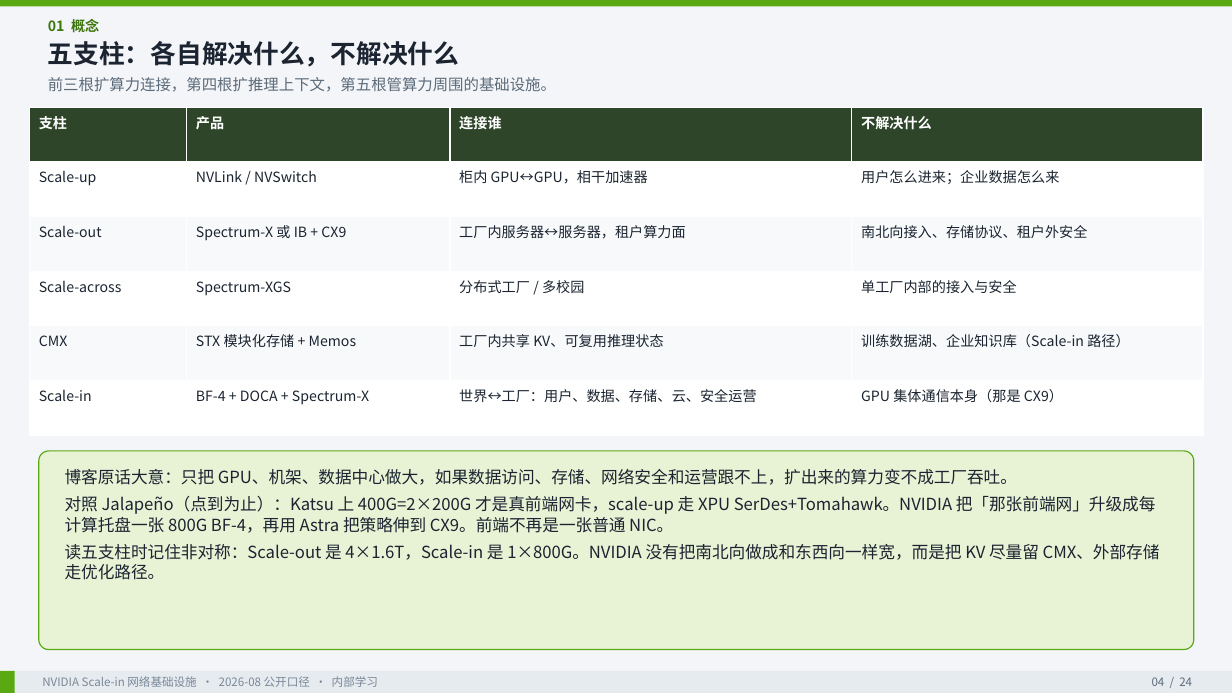
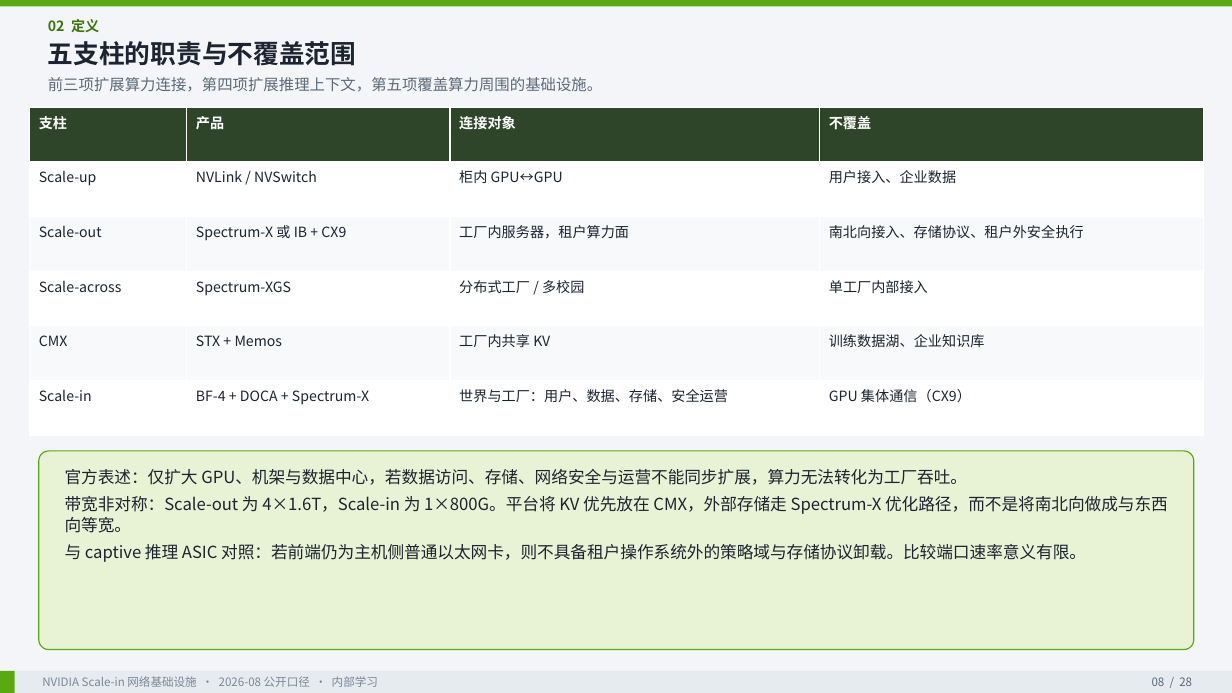
Before and after one commit to ghsshou/ai_work, a slide deck: slide 8 of docs/nvidia-scale-in/NVIDIA_Scale_in_网络基础设施洞察.pptx (slide 4 before the commit). Drawn at 1232x693 pixels with LibreOffice and Linux fonts; fonts in the diff are those of the drawing. Boxes give left, top, right and bottom in pixels: in the first picture for what was removed or moved away, otherwise in the second. Text is boxed around its words. In the diff, an @@ line names an element or a change of style, - is before the commit and + after.

```diff
--- a/docs/nvidia-scale-in/NVIDIA_Scale_in_网络基础设施洞察.pptx
+++ b/docs/nvidia-scale-in/NVIDIA_Scale_in_网络基础设施洞察.pptx
@@ text at (48, 19, 99, 32): text changed @@
-01 概念
+02 定义
@@ text at (48, 41, 356, 66): text changed @@
-五支柱：各自解决什么，不解决什么
+五支柱的职责与不覆盖范围
@@ text at (48, 77, 602, 92): text changed @@
-前三根扩算力连接，第四根扩推理上下文，第五根管算力周围的基础设施。
+前三项扩展算力连接，第四项扩展推理上下文，第五项覆盖算力周围的基础设施。
@@ table at (30, 107, 1203, 435) @@
-row 1, column 3: 连接谁
+row 1, column 3: 连接对象
-row 1, column 4: 不解决什么
+row 1, column 4: 不覆盖
-row 2, column 3: 柜内 GPU↔GPU，相干加速器
+row 2, column 3: 柜内 GPU↔GPU
-row 2, column 4: 用户怎么进来；企业数据怎么来
+row 2, column 4: 用户接入、企业数据
-row 3, column 3: 工厂内服务器↔服务器，租户算力面
+row 3, column 3: 工厂内服务器，租户算力面
-row 3, column 4: 南北向接入、存储协议、租户外安全
+row 3, column 4: 南北向接入、存储协议、租户外安全执行
-row 4, column 4: 单工厂内部的接入与安全
+row 4, column 4: 单工厂内部接入
-row 5: CMX | STX 模块化存储 + Memos | 工厂内共享 KV、可复用推理状态 | 训练数据湖、企业知识库（Scale-in 路径）
+row 5: CMX | STX + Memos | 工厂内共享 KV | 训练数据湖、企业知识库
-row 6, column 3: 世界↔工厂：用户、数据、存储、云、安全运营
+row 6, column 3: 世界与工厂：用户、数据、存储、安全运营
-row 6, column 4: GPU 集体通信本身（那是 CX9）
+row 6, column 4: GPU 集体通信（CX9）
@@ text at (65, 469, 1168, 562): text changed @@
-博客原话大意：只把 GPU、机架、数据中心做大，如果数据访问、存储、网络安全和运营跟不上，扩出来的算力变不成工厂吞吐。
-对照 Jalapeño（点到为止）：Katsu 上 400G=2×200G 才是真前端网卡，scale-up 走 XPU SerDes+Tomahawk。NVIDIA 把「那张前端网」升级成每计算托盘一张 800G BF-4，再用 Astra 把策略伸到 CX9。前端不再是一张普通 NIC。
-读五支柱时记住非对称：Scale-out 是 4×1.6T，Scale-in 是 1×800G。NVIDIA 没有把南北向做成和东西向一样宽，而是把 KV 尽量留 CMX、外部存储走优化路径。
+官方表述：仅扩大 GPU、机架与数据中心，若数据访问、存储、网络安全与运营不能同步扩展，算力无法转化为工厂吞吐。
+带宽非对称：Scale-out 为 4×1.6T，Scale-in 为 1×800G。平台将 KV 优先放在 CMX，外部存储走 Spectrum-X 优化路径，而不是将南北向做成与东西向等宽。
+与 captive 推理 ASIC 对照：若前端仍为主机侧普通以太网卡，则不具备租户操作系统外的策略域与存储协议卸载。比较端口速率意义有限。
@@ text at (1152, 677, 1192, 686): text changed @@
-04 / 24
+08 / 28
```
Also in this commit, not shown: 23 other slides changed, 4 slides added, 4 other files.
